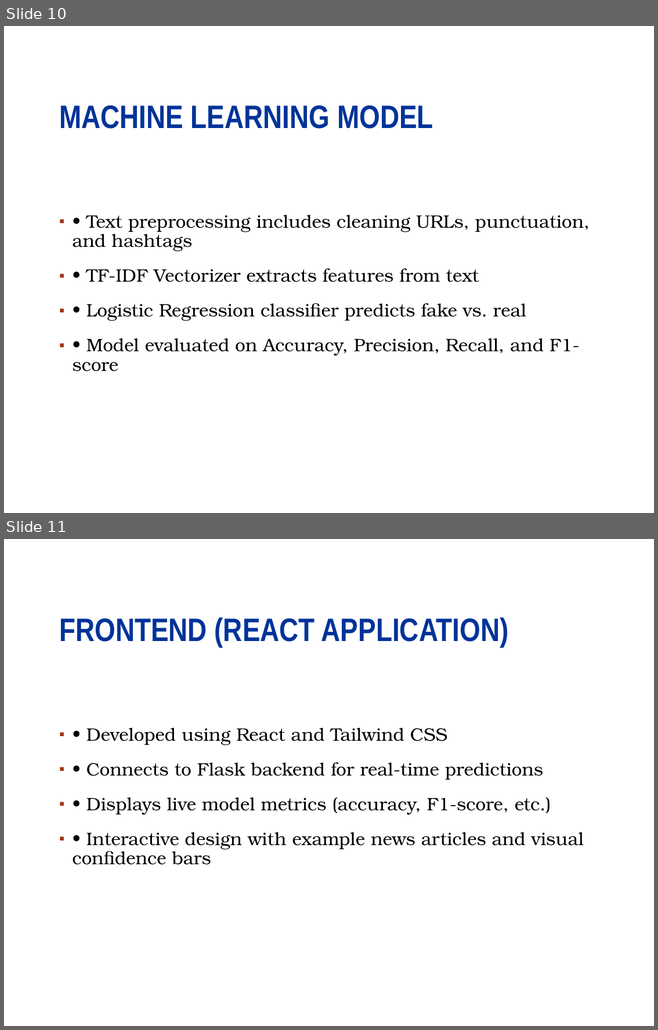
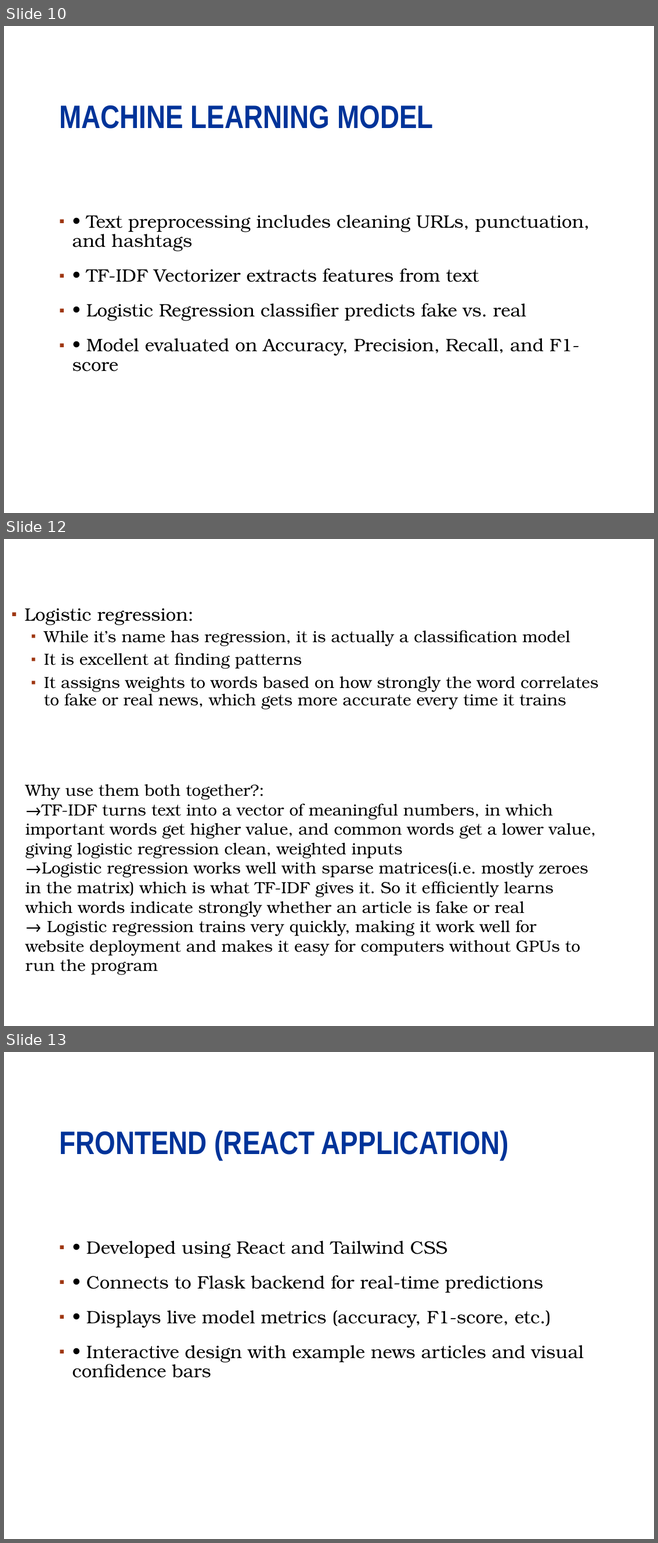
Before and after one commit to abhrojit1/Fake-news-detector-milestone-project, a slide deck: Fake news detection presentation.pptx. Shown one above the other, each under a label of ours: slides 10 and 11 before the commit, slides 10, 12 and 13 after it; the slides between them are not shown. The pictures are 658x1030 and 658x1543 pixels, drawn with LibreOffice and Linux fonts; fonts in the diff are those of the drawing; background and template pictures are left out. Boxes give left, top, right and bottom in pixels: in the first picture for what was removed or moved away, otherwise in the second. Text is boxed around its words. In the diff, an @@ line names an element or a change of style, - is before the commit and + after.

```diff
--- a/Fake news detection presentation.pptx
+++ b/Fake news detection presentation.pptx
@@ slide 12 added at (4, 539, 654, 1026), background #FFFFFF; not listed: 1 template element that a slide beside it also shows @@
@@ text added at (24, 608, 598, 710), 18 pt, text #000000 @@
+▪ Logistic regression:
+  ▪ While it’s name has regression, it is actually a classification model
+  ▪ It is excellent at finding patterns
+  ▪ It assigns weights to words based on how strongly the word correlates to fake or real news, which gets more accurate every time it trains
@@ text added at (25, 784, 596, 975), 18 pt, text #000000 @@
+Why use them both together?:
+→TF-IDF turns text into a vector of meaningful numbers, in which important words get higher value, and common words get a lower value, giving logistic regression clean, weighted inputs
+→Logistic regression works well with sparse matrices(i.e. mostly zeroes in the matrix) which is what TF-IDF gives it. So it efficiently learns which words indicate strongly whether an article is fake or real
+→ Logistic regression trains very quickly, making it work well for website deployment and makes it easy for computers without GPUs to run the program
@@ what was slide 11 is now slide 13 @@
```
Also in this commit, not shown: 1 other slide added.
